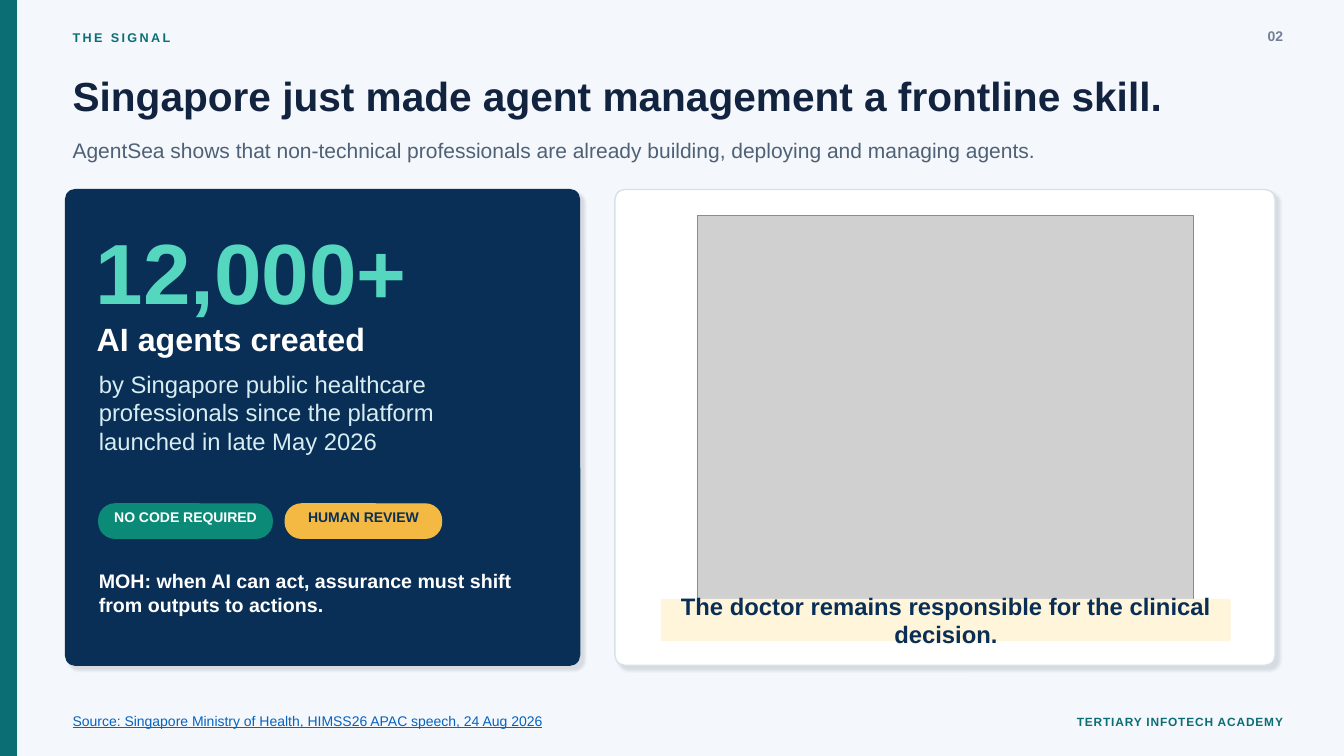
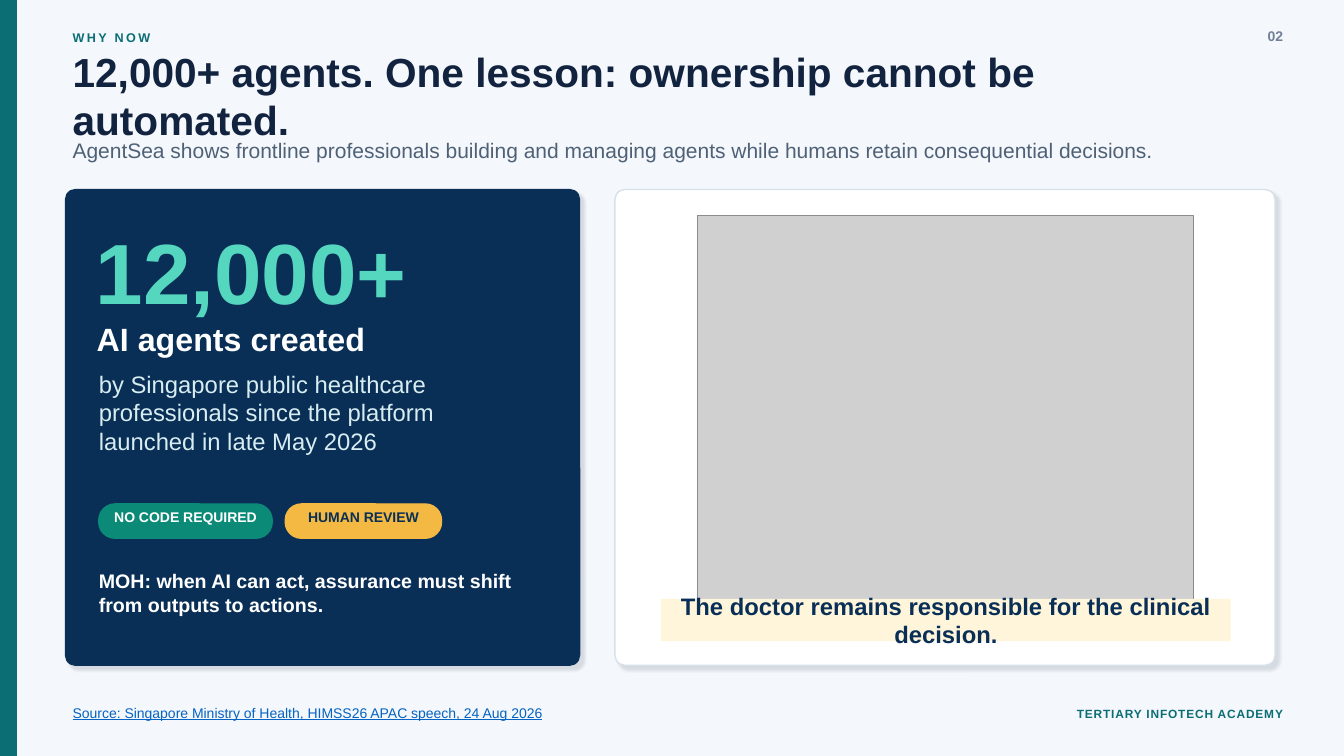
Before and after one commit to alfredang/AICoahcing, a slide deck: slide 2 of presentation/Dr-Alfred-Work-Redesign-for-Managing-AI-Agents.pptx. Drawn at 1344x756 pixels with LibreOffice and Linux fonts; fonts in the diff are those of the drawing; grey boxes stand for pictures. Boxes give left, top, right and bottom in pixels: in the first picture for what was removed or moved away, otherwise in the second. Text is boxed around its words. In the diff, an @@ line names an element or a change of style, - is before the commit and + after.

```diff
--- a/presentation/Dr-Alfred-Work-Redesign-for-Managing-AI-Agents.pptx
+++ b/presentation/Dr-Alfred-Work-Redesign-for-Managing-AI-Agents.pptx
@@ text at <box>73,33,151,42</box>: text changed @@
-THE SIGNAL
+WHY NOW
@@ text at <box>73,57,1034,136</box>: text changed @@
-Singapore just made agent management a frontline skill.
+12,000+ agents. One lesson: ownership cannot be automated.
@@ text at <box>73,143,1152,163</box>: text changed @@
-AgentSea shows that non-technical professionals are already building, deploying and managing agents.
+AgentSea shows frontline professionals building and managing agents while humans retain consequential decisions.
@@ text "Source: Singapore Ministry of Health, ...": place and size @@
-text "Source: Singapore Ministry of Health, ..." at <box>73,716,542,729</box>
+text "Source: Singapore Ministry of Health, ..." at <box>73,708,542,721</box>
@@ text "TERTIARY INFOTECH ACADEMY": place and size @@
-text "TERTIARY INFOTECH ACADEMY" at <box>1077,717,1283,726</box>
+text "TERTIARY INFOTECH ACADEMY" at <box>1077,709,1283,718</box>
```
Also in this commit, not shown: 9 other slides changed, 3 other files.
